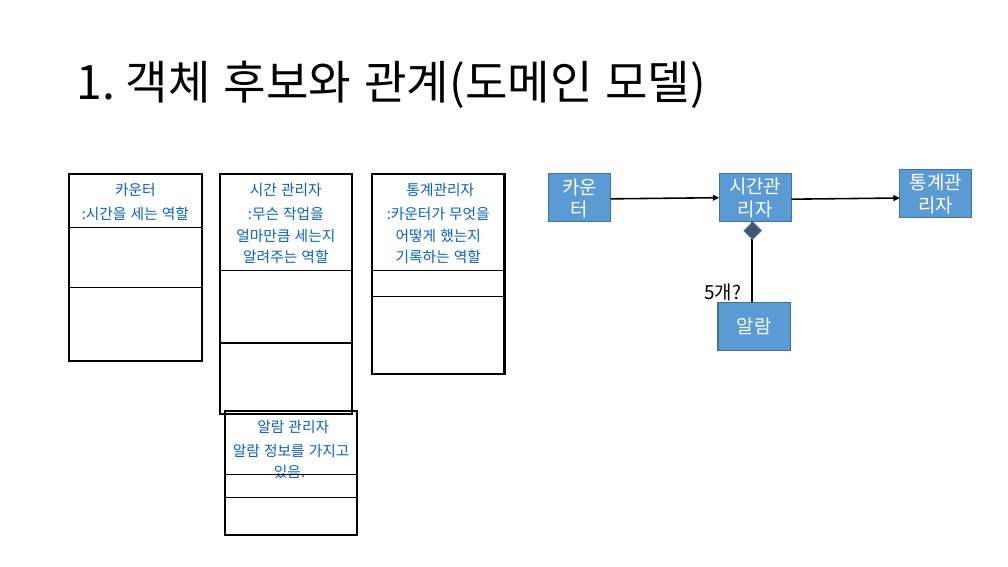
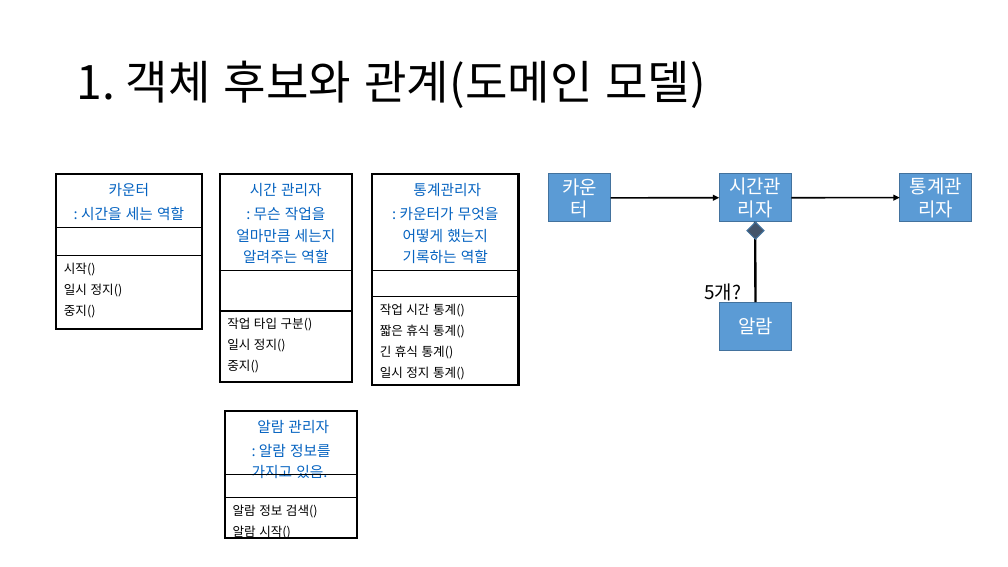
Before and after one commit to bigseoul/TomatoTimer, a slide deck: slide 3 of TomatoTimers.pptx. Drawn at 1008x567 pixels with LibreOffice and Linux fonts; fonts in the diff are those of the drawing. Boxes give left, top, right and bottom in pixels: in the first picture for what was removed or moved away, otherwise in the second. Text is boxed around its words. In the diff, an @@ line names an element or a change of style, - is before the commit and + after.

```diff
--- a/TomatoTimers.pptx
+++ b/TomatoTimers.pptx
@@ table at bbox=[57, 175, 202, 323] @@
-row 1, column 1: 카운터 / :시간을 세는 역할
+row 1, column 1: 카운터 / : 시간을 세는 역할
-row 3, column 1: 
+row 3, column 1: 시작() / 일시 정지() / 중지()
@@ table: place and size @@
-table at bbox=[70, 175, 202, 372]
+table at bbox=[57, 175, 202, 323]
@@ table at bbox=[220, 175, 352, 377] @@
-row 1, column 1: 시간 관리자 / :무슨 작업을 얼마만큼 세는지 알려주는 역할
+row 1, column 1: 시간 관리자 / : 무슨 작업을 얼마만큼 세는지 알려주는 역할
-row 3, column 1: 
+row 3, column 1: 작업 타입 구분() / 일시 정지() / 중지()
@@ table at bbox=[372, 175, 519, 384] @@
-row 1, column 1: 통계관리자 / :카운터가 무엇을 어떻게 했는지 기록하는 역할
+row 1, column 1: 통계관리자 / : 카운터가 무엇을 어떻게 했는지 기록하는 역할
-row 3, column 1: 
+row 3, column 1: 작업 시간 통계() / 짧은 휴식 통계() / 긴 휴식 통계() / 일시 정지 통계()
@@ table: place and size @@
-table at bbox=[372, 175, 504, 358]
+table at bbox=[372, 175, 519, 384]
@@ rectangle "통계관리자": place and size @@
-rectangle "통계관리자" at bbox=[900, 169, 972, 218]
+rectangle "통계관리자" at bbox=[900, 174, 972, 222]
@@ line moved from (752, 222) - (752, 302) to (755, 222) - (755, 302) @@
@@ table at bbox=[225, 411, 358, 543] @@
-row 1, column 1: 알람 관리자 / 알람 정보를 가지고 있음.
+row 1, column 1: 알람 관리자 / : 알람 정보를 가지고 있음.
-row 3, column 1: 
+row 3, column 1: 알람 정보 검색() / 알람 시작()
```
Also in this commit, not shown: 3 other slides changed, 2 other files.
